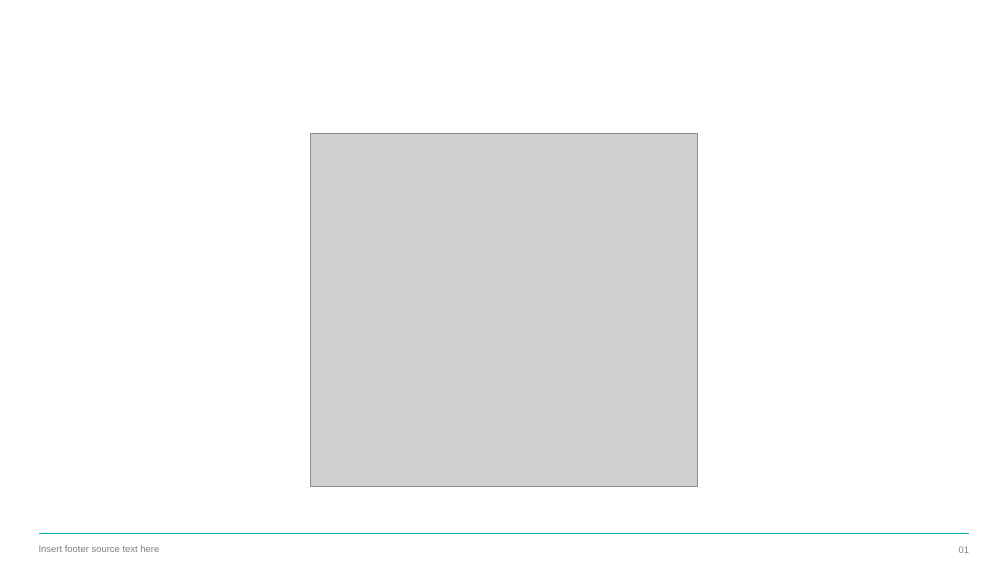
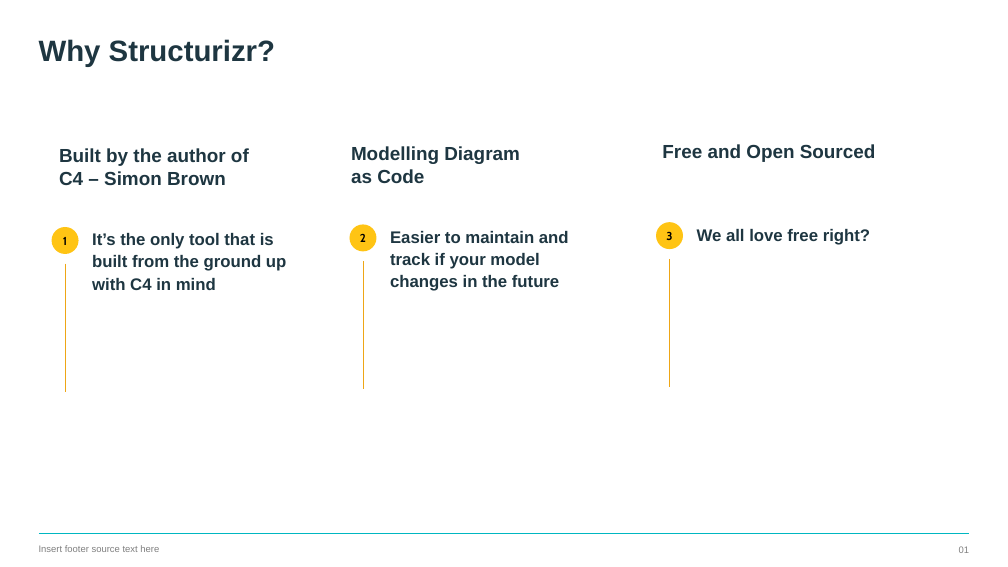
Before and after one commit to FrancisChung/introduction-to-c4-diagrams, a slide deck: slide 45 of slides/Introduction to C4 diagrams - Shift.pptx (slide 58 before the commit). Drawn at 1008x567 pixels with LibreOffice and Linux fonts; fonts in the diff are those of the drawing; grey boxes stand for pictures; background and template pictures are left out. Boxes give left, top, right and bottom in pixels: in the first picture for what was removed or moved away, otherwise in the second. Text is boxed around its words. In the diff, an @@ line names an element or a change of style, - is before the commit and + after.

```diff
--- a/slides/Introduction to C4 diagrams - Shift.pptx
+++ b/slides/Introduction to C4 diagrams - Shift.pptx
@@ title added at box(39, 39, 275, 66), 28 pt, text #1E3641, bold @@
+Why Structurizr?
@@ text added at box(59, 148, 249, 185), 18 pt, text #1E3641, bold @@
+Built by the author of C4 – Simon Brown
@@ picture removed at box(311, 133, 697, 486) @@
@@ text added at box(351, 146, 520, 183), 18 pt, text #1E3641, bold @@
+Modelling Diagram as Code
@@ text added at box(662, 144, 876, 162), 18 pt, text #1E3641, bold @@
+Free and Open Sourced
@@ ellipse added at box(51, 227, 79, 254), fill #FFC414 @@
@@ text added at box(63, 237, 67, 245), 11 pt, text #000000, bold @@
+1
@@ text added at box(92, 233, 286, 290), 16 pt, text #1E3641, bold @@
+It’s the only tool that is built from the ground up with C4 in mind
@@ ellipse added at box(349, 225, 377, 252), fill #FFC414 @@
@@ text added at box(360, 234, 366, 242), 11 pt, text #000000, bold @@
+2
@@ text added at box(390, 231, 569, 291), 16 pt, text #1E3641, bold @@
+Easier to maintain and track if your model changes in the future
@@ ellipse added at box(656, 222, 684, 250), fill #FFC414 @@
@@ text added at box(666, 232, 672, 240), 11 pt, text #000000, bold @@
+3
@@ text added at box(697, 229, 870, 245), 16 pt, text #1E3641, bold @@
+We all love free right?
@@ line added from (66, 264) to (66, 392), #EEA616 0.75 pt @@
@@ line added from (364, 261) to (364, 389), #EEA616 0.75 pt @@
@@ line added from (669, 259) to (669, 387), #EEA616 0.75 pt @@
```
Also in this commit, not shown: 11 other slides changed, 1 slide added, 65 slides removed.
